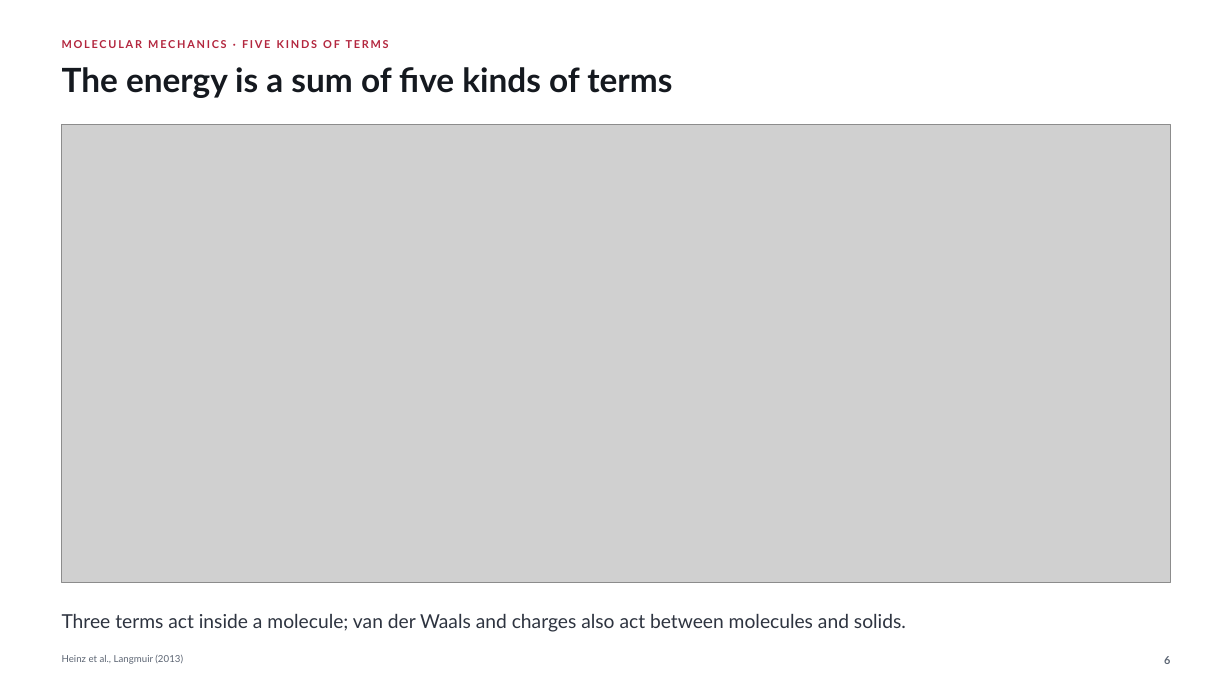
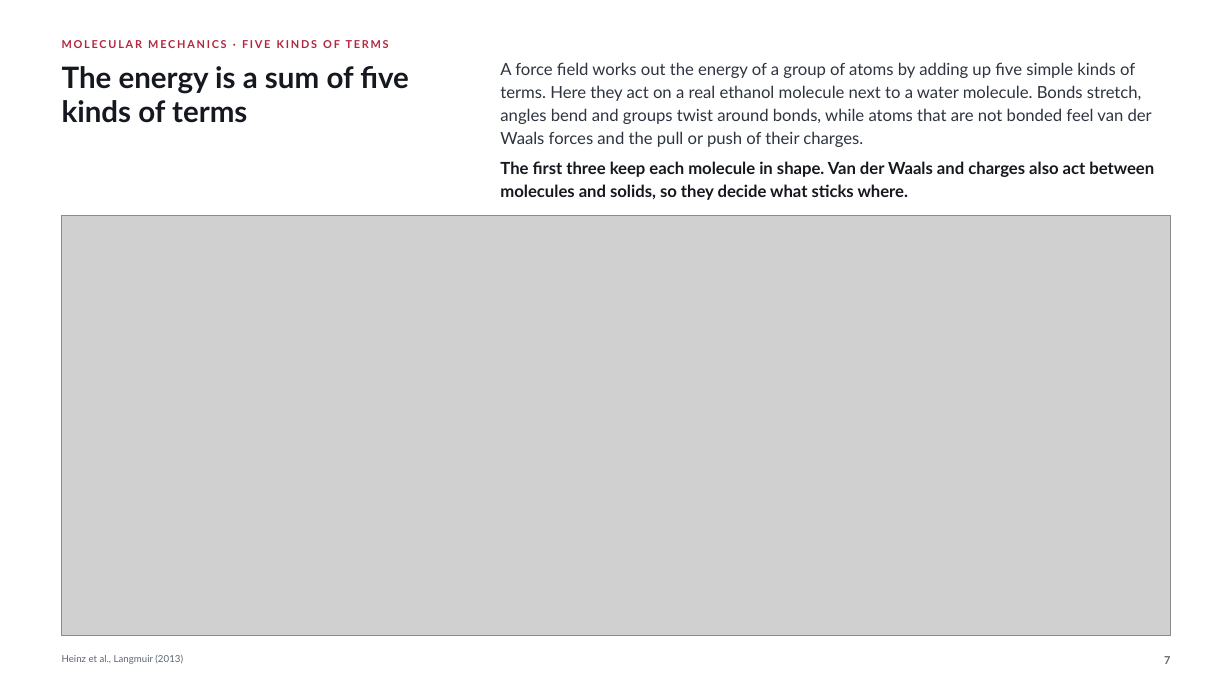
Before and after one commit to fl-sean03/fl-sean03.github.io, a slide deck: slide 7 of static/decks/interface-force-field/downloads/iff-visual-showcase.pptx (slide 6 before the commit). Drawn at 1232x693 pixels with LibreOffice and Linux fonts; fonts in the diff are those of the drawing; grey boxes stand for pictures. Boxes give left, top, right and bottom in pixels: in the first picture for what was removed or moved away, otherwise in the second. Text is boxed around its words. In the diff, an @@ line names an element or a change of style, - is before the commit and + after.

Commit message:
Add plain explanations to every IFF slide and redraw the five terms
Each picture slide now has two to four plain sentences beside its title
and a takeaway at its foot, the same in the viewer, the PowerPoint and
the PDF. The five energy terms are redrawn as five panels of one ethanol
and one water, each keeping only its own atoms in colour and drawing its
motion on the geometry, with the stretch along the O–H bond, the bend
centred on the oxygen, the twist about the C–C axis, the van der Waals
pair ringed and joined, and δ+ and δ− on the charged pair. A new third
slide shows why it matters through catalysts, medicine, bones and teeth,
and cement. The examples are numbered 1 to 3, the IFF Agent slide shows
its eight steps as small pictures built from the deck’s own figures and
rhodium’s published values, and the thank-you slide folds into the
answer, so the deck stays at 15 slides. The platinum result is stated
more cautiously, as a shift from cubes toward tetrahedra.

source/README.md explains how each picture is made, how to rebuild and
check the deck and how it was iterated, and it replaces
SOURCE-REBUILD.md. The checks it names now live in source/, with
verify.py for three-format parity, metadata and wording, interact.py for
the viewer controls and title.py for the Writings title image. A code
review then removed unused options from the build and figure code
without changing any output.

Claude-Session: 1e0464e8-20be-5170-b059-13392d79747b
Claude-Agent: iff-deck-designer

```diff
--- a/static/decks/interface-force-field/downloads/iff-visual-showcase.pptx
+++ b/static/decks/interface-force-field/downloads/iff-visual-showcase.pptx
@@ text at bbox=[62, 66, 409, 93]: text changed; size 26 to 23 pt @@
-The energy is a sum of five kinds of terms
+The energy is a sum of five
@@ text added at bbox=[500, 62, 1135, 78], 13 pt, text #2E3440 @@
+A force field works out the energy of a group of atoms by adding up five simple kinds of
@@ text added at bbox=[500, 85, 1142, 101], 13 pt, text #2E3440 @@
+terms. Here they act on a real ethanol molecule next to a water molecule. Bonds stretch,
@@ text added at bbox=[62, 100, 247, 123], 23 pt, text #15191F, bold @@
+kinds of terms
@@ text added at bbox=[500, 108, 1152, 124], 13 pt, text #2E3440 @@
+angles bend and groups twist around bonds, while atoms that are not bonded feel van der
@@ text added at bbox=[500, 131, 863, 147], 13 pt, text #2E3440 @@
+Waals forces and the pull or push of their charges.
@@ text at bbox=[500, 161, 1154, 177]: text changed; size 15 to 13 pt; text colour #2E3440 to #15191F; bold on @@
-Three terms act inside a molecule; van der Waals and charges also act between molecules and solids.
+The first three keep each molecule in shape. Van der Waals and charges also act between
@@ text added at bbox=[500, 184, 908, 200], 13 pt, text #15191F, bold @@
+molecules and solids, so they decide what sticks where.
@@ picture: place and size @@
-picture at bbox=[62, 125, 1171, 583]
+picture at bbox=[62, 215, 1171, 635]
@@ text at bbox=[1164, 656, 1170, 664]: text changed @@
-6
+7
```
Also in this commit, not shown: 12 other slides changed, 2 slides added, 2 slides removed, 32 other files.
